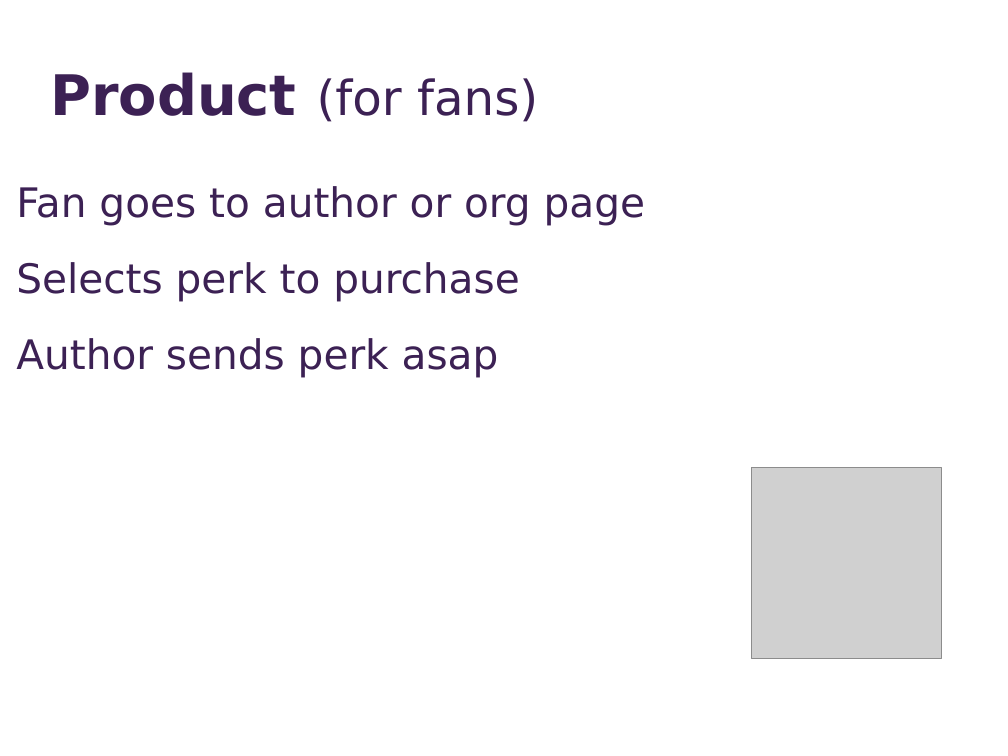
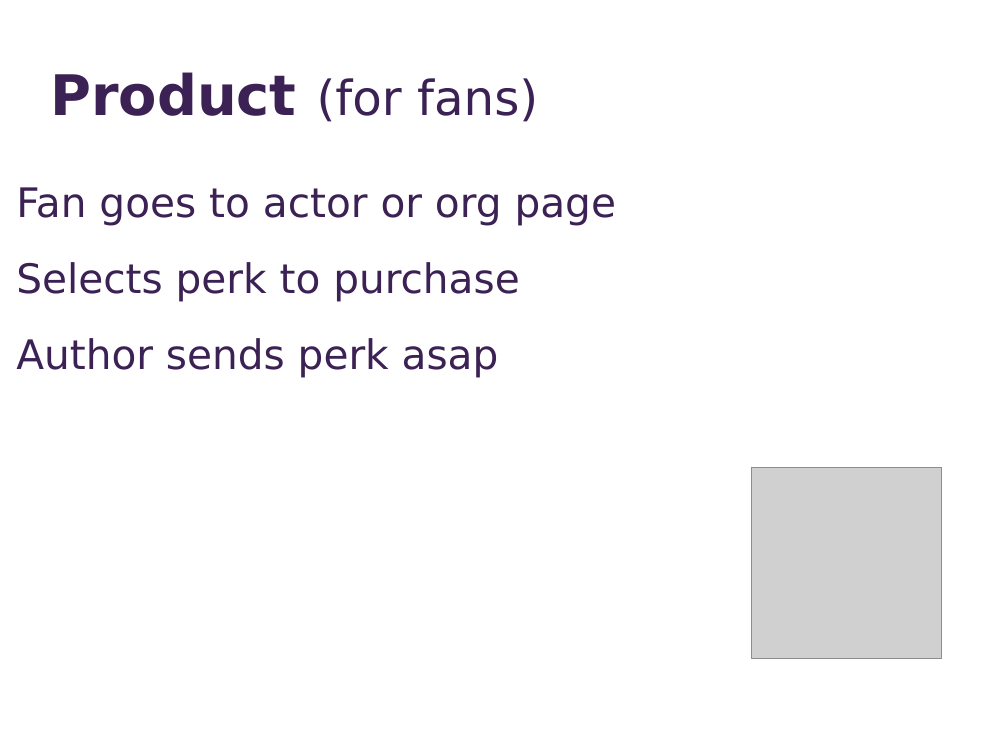
Before and after one commit to ece106/tomatocan, a slide deck: slide 5 of public/marketingSlides.pptx. Drawn at 1008x756 pixels with LibreOffice and Linux fonts; fonts in the diff are those of the drawing; grey boxes stand for pictures. Boxes give left, top, right and bottom in pixels: in the first picture for what was removed or moved away, otherwise in the second. Text is boxed around its words. In the diff, an @@ line names an element or a change of style, - is before the commit and + after.

```diff
--- a/public/marketingSlides.pptx
+++ b/public/marketingSlides.pptx
@@ text at box(16, 187, 616, 226): text changed @@
-Fan goes to author or org page
+Fan goes to actor or org page
```
Also in this commit, not shown: 11 other slides changed, 6 other files.
